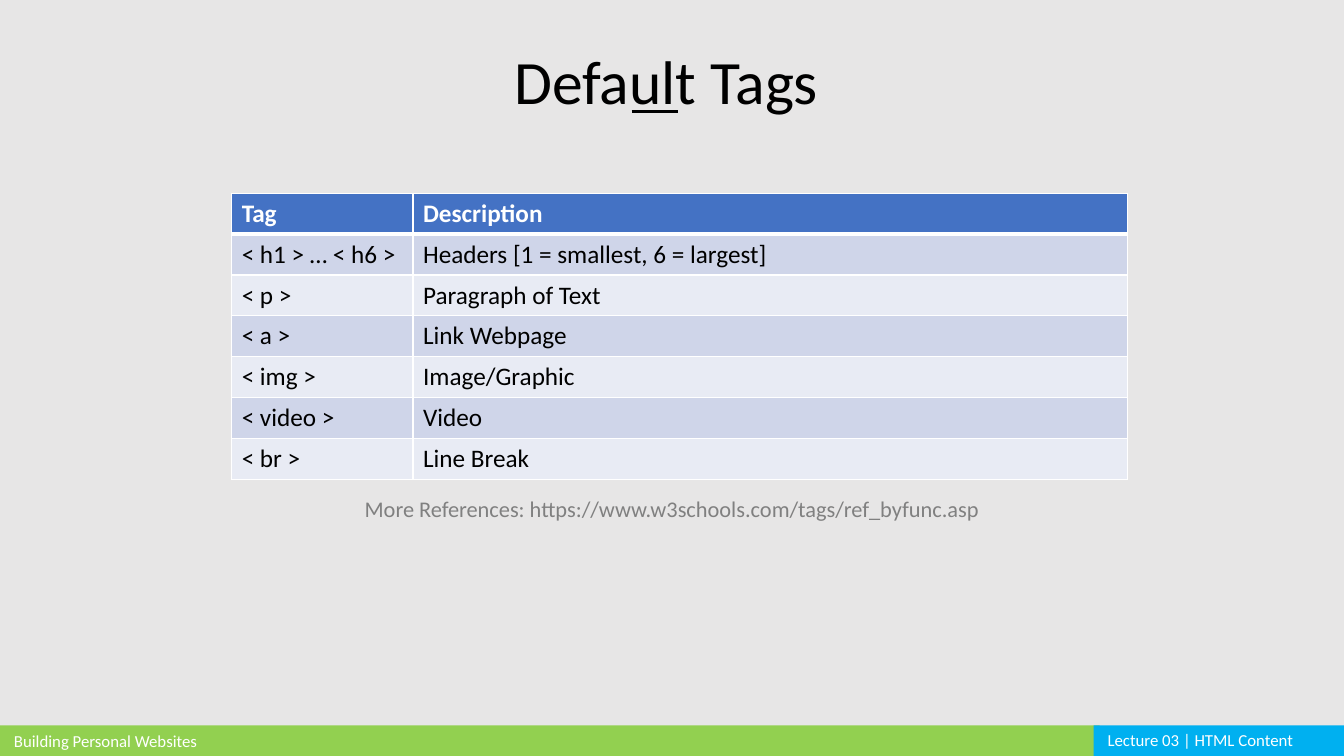
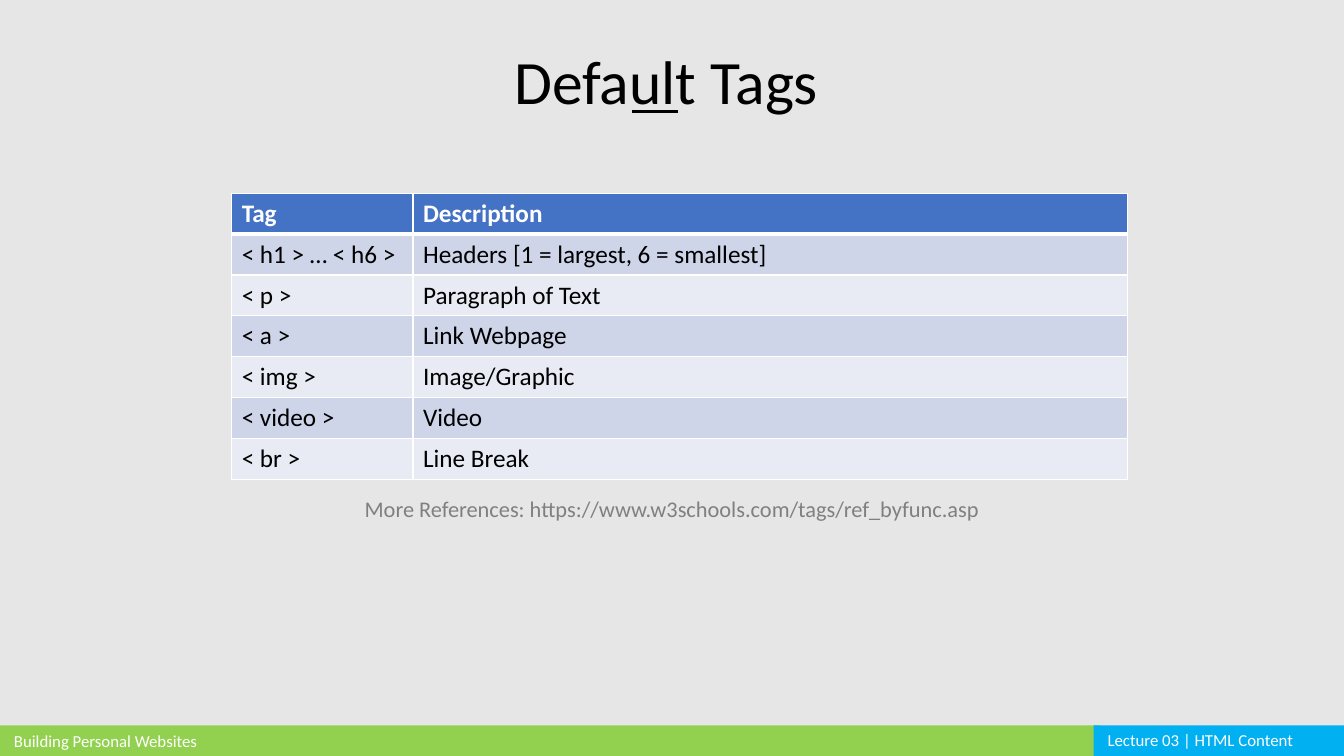
Before and after one commit to cardadfar/stuco_webdev_website, a slide deck: slide 3 of assets/lectures/BPW_Lecture_03.pptx. Drawn at 1344x756 pixels with LibreOffice and Linux fonts; fonts in the diff are those of the drawing. Boxes give left, top, right and bottom in pixels: in the first picture for what was removed or moved away, otherwise in the second. Text is boxed around its words. In the diff, an @@ line names an element or a change of style, - is before the commit and + after.

```diff
--- a/assets/lectures/BPW_Lecture_03.pptx
+++ b/assets/lectures/BPW_Lecture_03.pptx
@@ table at (x1=232, y1=194, x2=1128, y2=480) @@
-row 2, column 2: Headers [1 = smallest, 6 = largest]
+row 2, column 2: Headers [1 = largest, 6 = smallest]
```
Also in this commit, not shown: 12 other files.
